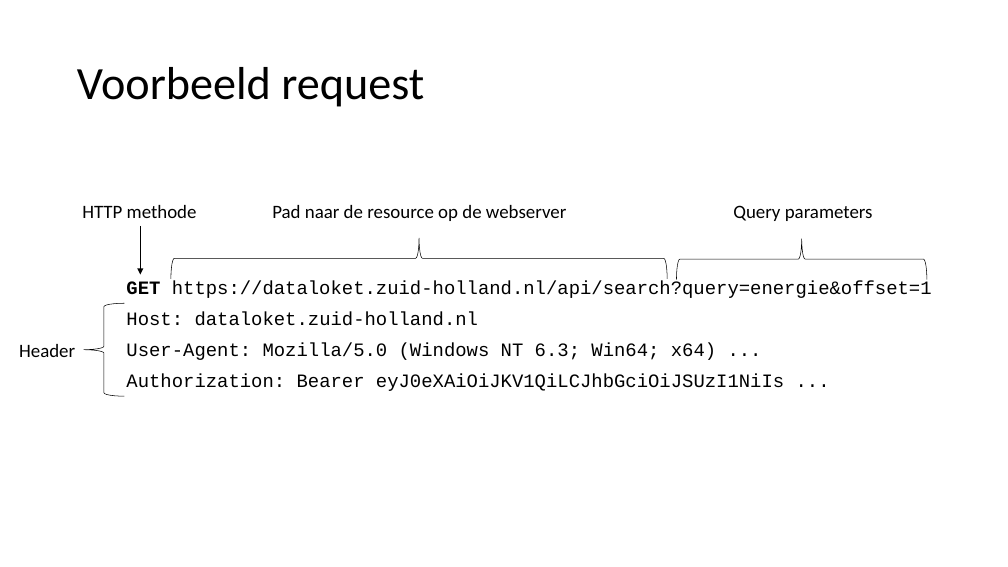
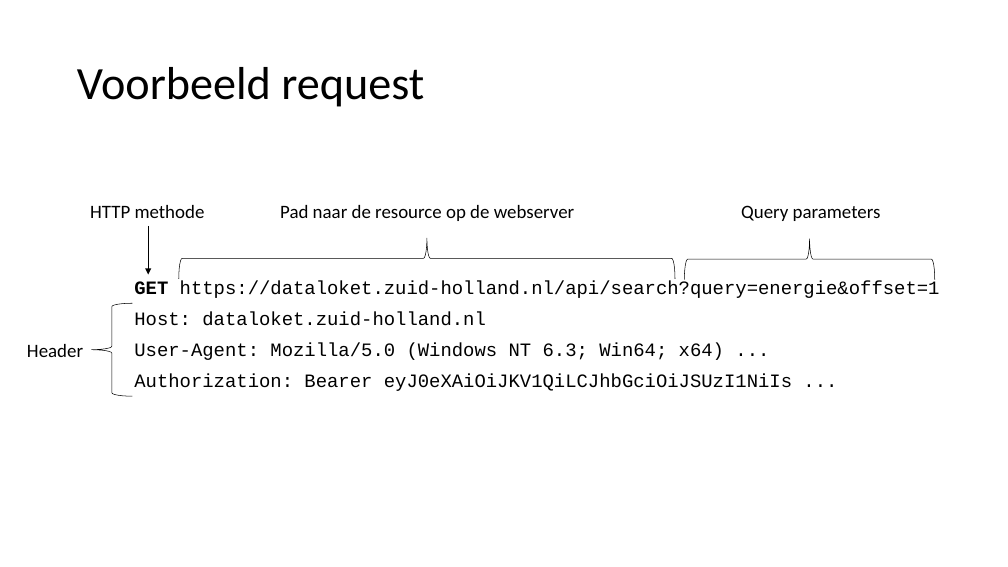
Before and after one commit to FrieseWoudloper/web-api-workshop, a slide deck: slide 15 of slides/Presentatie Web API's.pptx. Drawn at 1008x567 pixels with LibreOffice and Linux fonts; fonts in the diff are those of the drawing. Boxes give left, top, right and bottom in pixels: in the first picture for what was removed or moved away, otherwise in the second. Text is boxed around its words. In the diff, an @@ line names an element or a change of style, - is before the commit and + after.

```diff
--- a/slides/Presentatie Web API's.pptx
+++ b/slides/Presentatie Web API's.pptx
@@ 1 text, 1 left brace, 1 arrow: place and size @@
-1 text, 1 left brace, 1 arrow at (82, 205, 197, 396)
+1 text, 1 left brace, 1 arrow at (90, 205, 205, 396)
@@ 4 texts, 2 left braces: place and size @@
-4 texts, 2 left braces at (19, 205, 932, 391)
+4 texts, 2 left braces at (27, 205, 940, 391)
```
Also in this commit, not shown: 3 other slides changed, 1 other file.
